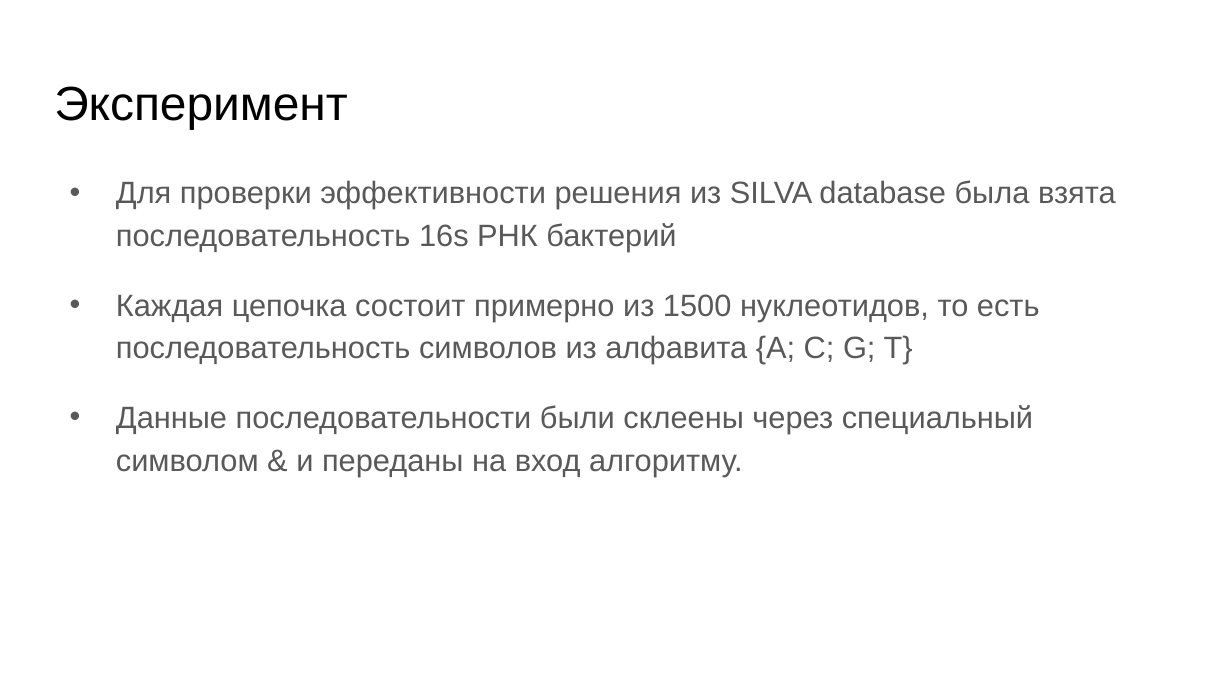
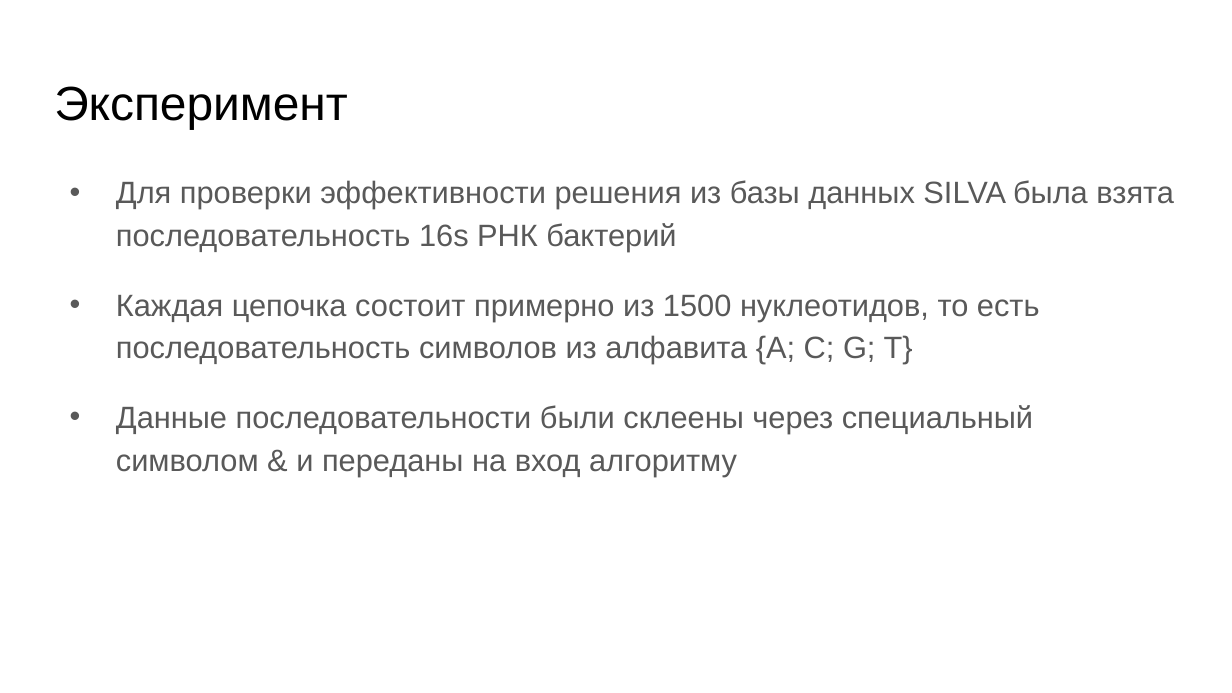
Before and after one commit to YaccConstructor/articles, a slide deck: slide 11 of 2017/diploma/ZinovyevaAnna/slides/slides.pptx (slide 9 before the commit). Drawn at 1232x693 pixels with LibreOffice and Linux fonts; fonts in the diff are those of the drawing. Boxes give left, top, right and bottom in pixels: in the first picture for what was removed or moved away, otherwise in the second. Text is boxed around its words. In the diff, an @@ line names an element or a change of style, - is before the commit and + after.

```diff
--- a/2017/diploma/ZinovyevaAnna/slides/slides.pptx
+++ b/2017/diploma/ZinovyevaAnna/slides/slides.pptx
@@ text at [116, 180, 1174, 252]: text changed @@
-• Для проверки эффективности решения из SILVA database была взята последовательность 16s РНК бактерий
+• Для проверки эффективности решения из базы данных SILVA была взята последовательность 16s РНК бактерий
@@ text at [116, 405, 1033, 476]: text changed @@
-• Данные последовательности были склеены через специальный символом & и переданы на вход алгоритму.
+• Данные последовательности были склеены через специальный символом & и переданы на вход алгоритму
```
Also in this commit, not shown: 8 other slides changed, 2 slides added, 3 other files.
